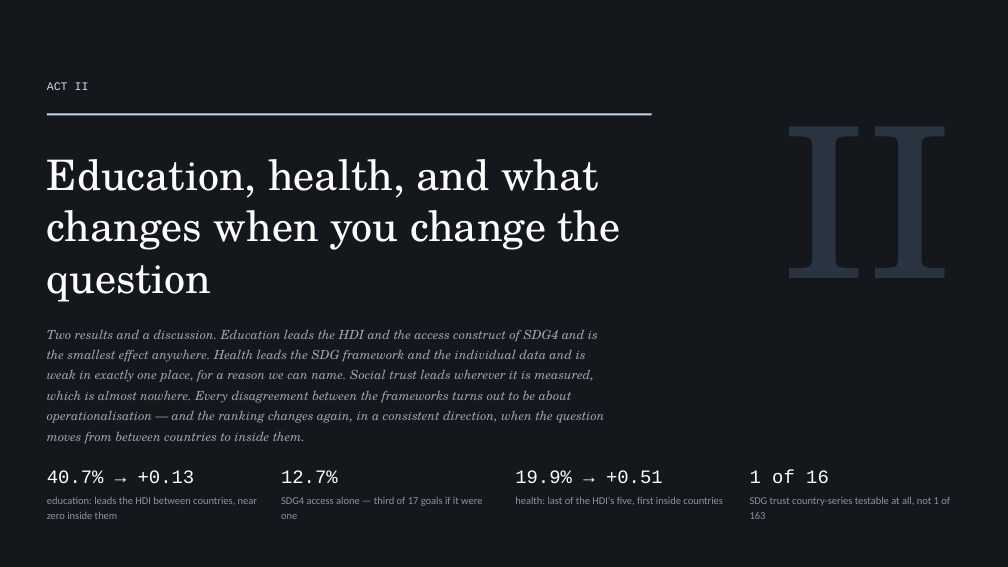
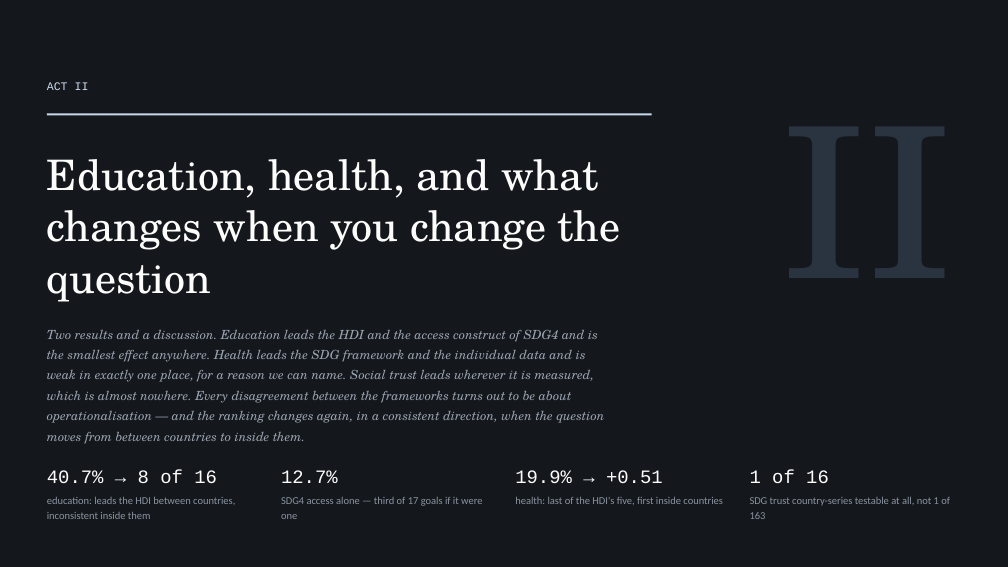
Before and after one commit to cwejnert/HDI-Happiness, a slide deck: slide 10 of deck/Measured_Where_It_Varies.pptx. Drawn at 1008x567 pixels with LibreOffice and Linux fonts; fonts in the diff are those of the drawing. Boxes give left, top, right and bottom in pixels: in the first picture for what was removed or moved away, otherwise in the second. Text is boxed around its words. In the diff, an @@ line names an element or a change of style, - is before the commit and + after.

```diff
--- a/deck/Measured_Where_It_Varies.pptx
+++ b/deck/Measured_Where_It_Varies.pptx
@@ text at (47,470,235,519): text changed @@
-40.7% → +0.13
-education: leads the HDI between countries, near zero inside them
+40.7% → 8 of 16
+education: leads the HDI between countries, inconsistent inside them
```
Also in this commit, not shown: 6 other slides changed, 20 other files.
